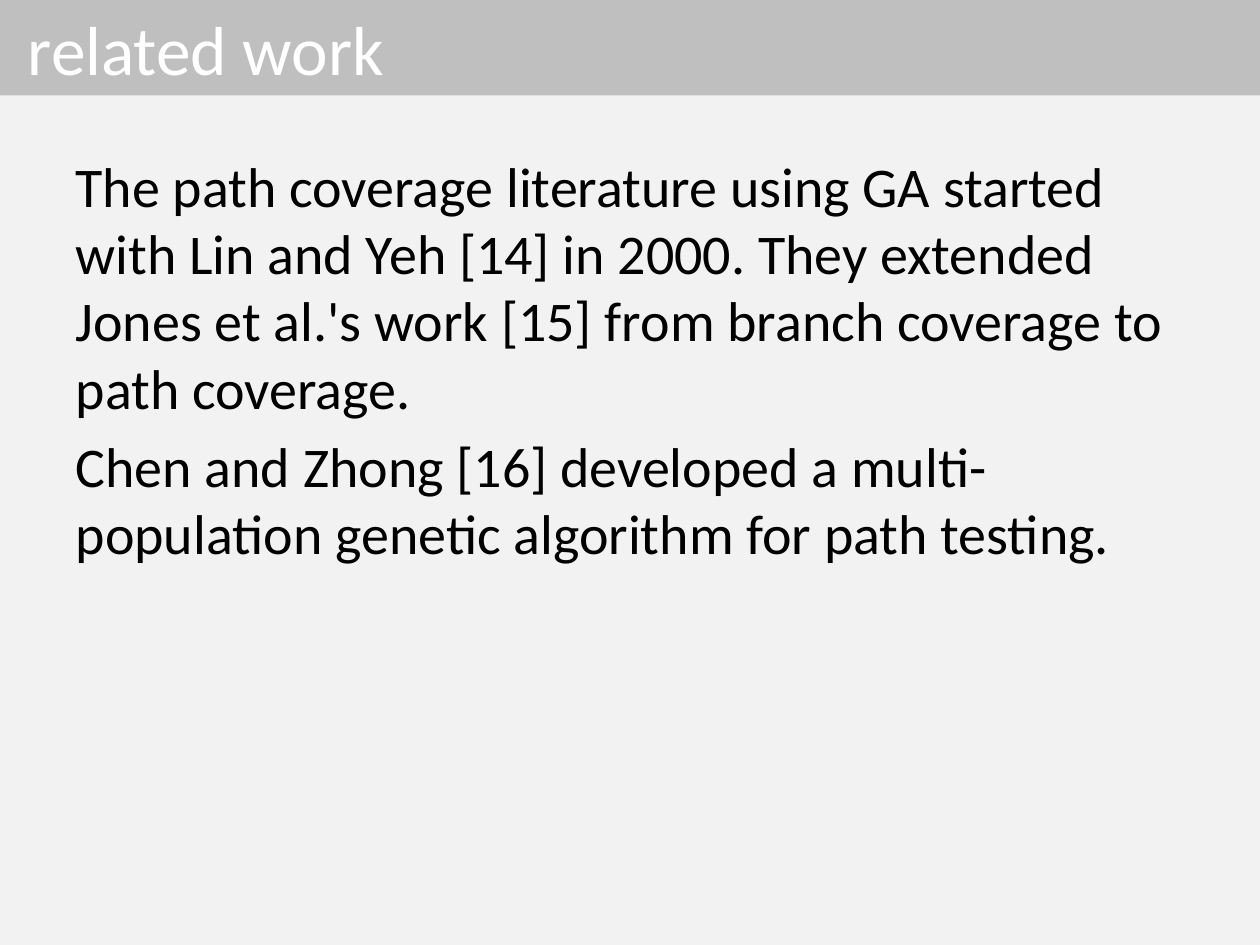
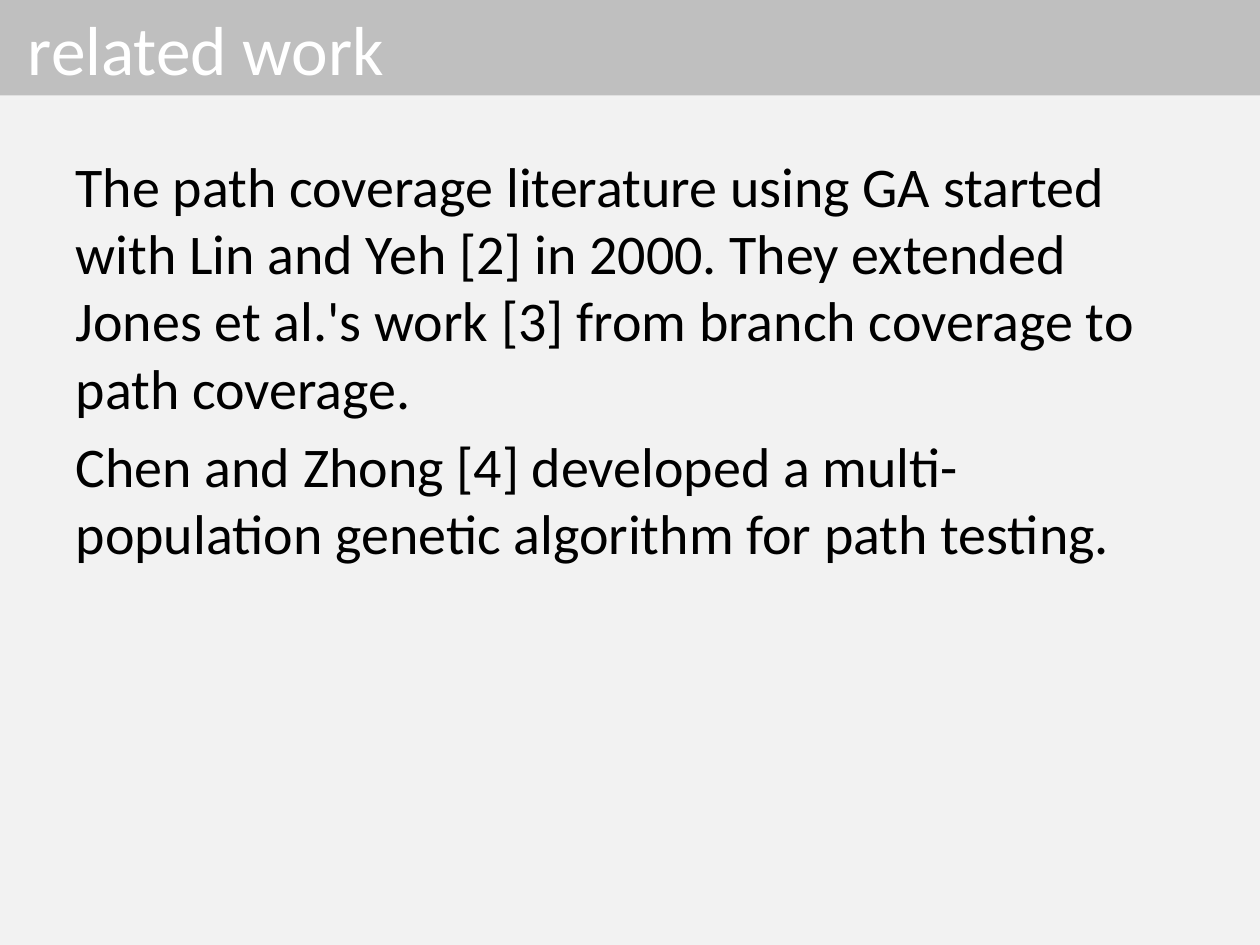
Before and after one commit to dinhngocthi/GAsource, a slide deck: slide 11 of CFT4CUnitSrc/src/report/ACOMP2016_Presentation.pptx. Drawn at 1260x945 pixels with LibreOffice and Linux fonts; fonts in the diff are those of the drawing. Boxes give left, top, right and bottom in pixels: in the first picture for what was removed or moved away, otherwise in the second. Text is boxed around its words. In the diff, an @@ line names an element or a change of style, - is before the commit and + after.

```diff
--- a/CFT4CUnitSrc/src/report/ACOMP2016_Presentation.pptx
+++ b/CFT4CUnitSrc/src/report/ACOMP2016_Presentation.pptx
@@ text at [76, 168, 1134, 564]: text changed @@
-The path coverage literature using GA started with Lin and Yeh [14] in 2000. They extended Jones et al.'s work [15] from branch coverage to path coverage.
-Chen and Zhong [16] developed a multi-population genetic algorithm for path testing.
+The path coverage literature using GA started with Lin and Yeh [2] in 2000. They extended Jones et al.'s work [3] from branch coverage to path coverage.
+Chen and Zhong [4] developed a multi-population genetic algorithm for path testing.
```
Also in this commit, not shown: 5 other slides changed, 7 slides added, 1 slide removed.
